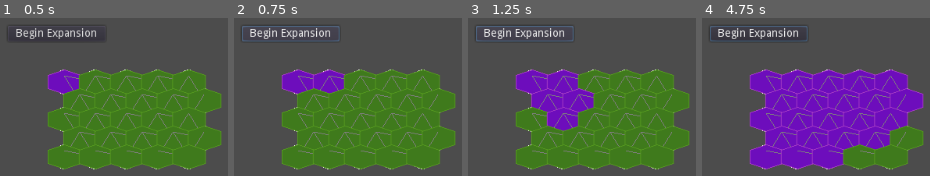
Above: before the commit, frames 1-4 (left to right).
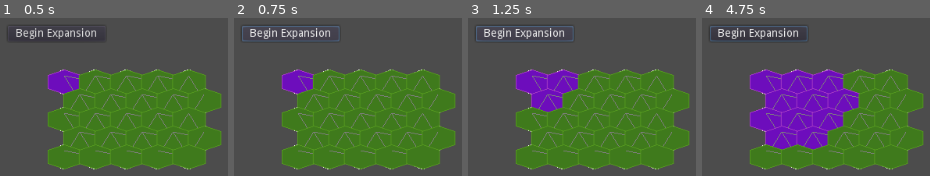
Above: after the commit, the same moments.

Repository: Cartogy/godot-wild-jam-36
Game: Godot game, scene res://src/Main/Main.tscn
Same seed, same stepped clock (60 frames per second), same inputs: the game is played once before the commit and once after it. The project has no main scene, so this scene is started directly.
Inputs (mouse positions are in pixels of both pictures, inside the frame that each line leads up to):
- Up to frame 1 (0.5 s): no input
- Up to frame 2 (0.75 s): click "Begin Expansion" at 0.5 s
- Up to frame 3 (1.25 s): no input
- Up to frame 4 (4.75 s): click "Begin Expansion" at 1.25 s; click "Begin Expansion" at 2 s; move the mouse to (outside the picture) at 2.77 s; click (outside the picture) at 2.92 s; move the mouse to (outside the picture) at 3.52 s; click (outside the picture) at 3.67 s; move the mouse to (outside the picture) at 4.27 s; click (outside the picture) at 4.42 s

Frame 1 is identical in both runs. In frame 2, 1.7% of the frame differs, in the area x 34-49%, y 32-49%; in frame 3, 3.3%; in frame 4, 19%, in the area x 20-98%, y 32-97%.

Commit message:
Added states to cells

Diff:
--- a/project.godot
+++ b/project.godot
@@ -14,10 +14,20 @@
 "language": "GDScript",
 "path": "res://src/Grid/Cell/HexCoordinates/axial_coordinate.gd"
 }, {
+"base": "Node",
+"class": "BNet",
+"language": "GDScript",
+"path": "res://src/BNet/b_net.gd"
+}, {
 "base": "Node2D",
 "class": "Cell",
 "language": "GDScript",
 "path": "res://src/Grid/Cell/cell.gd"
+}, {
+"base": "State",
+"class": "CellState",
+"language": "GDScript",
+"path": "res://src/Grid/Cell/States/cell_state.gd"
 }, {
 "base": "Resource",
 "class": "CubeCoordinate",
@@ -43,15 +53,23 @@
 "class": "HexOrientation",
 "language": "GDScript",
 "path": "res://src/Grid/Orientation/orientation.gd"
+}, {
+"base": "Node",
+"class": "State",
+"language": "GDScript",
+"path": "res://src/tools/StateMachine/state.gd"
 } ]
 _global_script_class_icons={
 "AxialCoordinate": "",
+"BNet": "",
 "Cell": "",
+"CellState": "",
 "CubeCoordinate": "",
 "DoubleCoordinate": "",
 "HexConversion": "",
 "HexCoordinates": "",
-"HexOrientation": ""
+"HexOrientation": "",
+"State": ""
 }
 
 [application]
--- a/src/BNet/b_net.gd
+++ b/src/BNet/b_net.gd
@@ -14,7 +14,9 @@
 
 # TODO: Refactor. This will store production cells (Cells with Buildings) as cells that have Dens
 # Will be the only ones to acquire/consume another cell.
-var consuming_cells: Dictionary
+var production_cells: Dictionary
+# HexCoord -> Cell
+var consumed_cells: Dictionary
 
 # Run BNet
 var active = false
@@ -31,16 +33,17 @@
 
 # Called by cell production when consumption is finished
 func cell_consumed(from: Cell, cell_consumed: Cell):
-	cell_consumed.triggered()
+	consumed_cells[cell_consumed.hex_coords] = cell_consumed
+
 	var next_cell = from.breadth_search_neighbours()
 	if next_cell != null:
-		from.current_cell_consumption = next_cell
+		from.consume_cell(next_cell)
 	else:
-		from.current_cell_consumption = null
+		printerr("No neighbours to consume")
 
 
 func tick_cells():
-	for c in consuming_cells.values():
+	for c in production_cells.values():
 		c.tick()
 
 #####
@@ -49,11 +52,13 @@
 
 # Adds a new production cell to take into acount
 func add_consuming_cell(hex_coord: Vector2, cell: Cell):
-	consuming_cells[hex_coord] = cell
+	production_cells[hex_coord] = cell
 	cell.connect("consumption_complete", self, "cell_consumed")
 	cell.triggered()
-	var n = cell.find_neighbour_to_consume()
+	var n = cell.breadth_search_neighbours()
 	if n != null:
-		cell.current_cell_consumption = n
+		# Make it a production cell
+		cell.bnet_produce()
+		cell.consume_cell(n)
 	else:
-		consuming_cells.erase(hex_coord)
+		production_cells.erase(hex_coord)
--- /dev/null
+++ b/src/Grid/Cell/BunnyFill/bunny_fill.gd
@@ -0,0 +1,23 @@
+extends Node
+
+"""
+Stores bunnies on tile
+"""
+
+export (int) var max_bunnies
+# Store all bunnies
+var bunnies_in_tile: Array = []
+
+func _ready():
+	pass
+
+func reached_max_capacity():
+	return max_bunnies == bunnies_in_tile.size()
+
+func add_bunny(bunny):
+	bunnies_in_tile.append(bunny)
+
+func delete_bunnies(amount: int):
+	for i in amount:
+		var bunny = bunnies_in_tile[i]
+		bunny.queue_free()
--- a/src/Grid/Cell/Cell.tscn
+++ b/src/Grid/Cell/Cell.tscn
@@ -1,8 +1,13 @@
-[gd_scene load_steps=4 format=2]
+[gd_scene load_steps=9 format=2]
 
 [ext_resource path="res://src/Grid/Cell/cell.gd" type="Script" id=1]
 [ext_resource path="res://assets/graphics/Hex_Neutral.png" type="Texture" id=2]
 [ext_resource path="res://assets/graphics/Hex_Creep.png" type="Texture" id=3]
+[ext_resource path="res://src/tools/StateMachine/state_machine.gd" type="Script" id=4]
+[ext_resource path="res://src/Grid/Cell/States/available_state.gd" type="Script" id=5]
+[ext_resource path="res://src/Grid/Cell/BunnyFill/bunny_fill.gd" type="Script" id=6]
+[ext_resource path="res://src/Grid/Cell/States/bnet_production_state.gd" type="Script" id=7]
+[ext_resource path="res://src/Grid/Cell/States/bnet_consume_state.gd" type="Script" id=8]
 
 [node name="Cell" type="Node2D"]
 script = ExtResource( 1 )
@@ -11,3 +16,20 @@
 
 [node name="Sprite" type="Sprite" parent="."]
 texture = ExtResource( 2 )
+
+[node name="StateMachine" type="Node" parent="."]
+script = ExtResource( 4 )
+INITIAL_STATE = "Available"
+
+[node name="Available" type="Node" parent="StateMachine"]
+script = ExtResource( 5 )
+
+[node name="BNetProduction" type="Node" parent="StateMachine"]
+script = ExtResource( 7 )
+
+[node name="BNet" type="Node" parent="StateMachine"]
+script = ExtResource( 8 )
+
+[node name="BunnyFill" type="Node" parent="."]
+script = ExtResource( 6 )
+max_bunnies = 1
--- /dev/null
+++ b/src/Grid/Cell/States/available_state.gd
@@ -0,0 +1,30 @@
+extends CellState
+
+
+func _ready():
+	pass
+
+func handle_input(event):
+	pass
+
+# What occurs when entering a state
+func enter():
+	pass
+
+# What occurs when exiting state
+func exit():
+	pass
+
+# Physics process for state
+func p_process(delta: float):
+	pass
+
+func setup():
+	pass
+
+#######################
+# Cell State functions
+#######################
+
+func interact():
+	pass
--- /dev/null
+++ b/src/Grid/Cell/States/bnet_consume_state.gd
@@ -0,0 +1,32 @@
+extends CellState
+
+var bunnies
+
+func _ready():
+	pass
+
+func handle_input(event):
+	pass
+
+# What occurs when entering a state
+func enter():
+	pass
+
+# What occurs when exiting state
+func exit():
+	pass
+
+# Physics process for state
+func p_process(delta: float):
+	pass
+
+func setup():
+	cell = get_owner()
+	bunnies = cell.bunnies
+
+#######################
+# Cell State functions
+#######################
+
+func interact():
+	pass
--- /dev/null
+++ b/src/Grid/Cell/States/bnet_production_state.gd
@@ -0,0 +1,41 @@
+extends CellState
+
+var cell_consumption
+
+func _ready():
+	pass
+
+func handle_input(event):
+	pass
+
+# What occurs when entering a state
+func enter():
+	pass
+
+# What occurs when exiting state
+func exit():
+	pass
+
+# Physics process for state
+func p_process(delta: float):
+	pass
+
+func setup():
+	cell = get_owner()
+
+#######################
+# Cell State functions
+#######################
+
+func interact():
+	pass
+
+func add_consuming_cell(to_consume):
+	cell_consumption = to_consume
+
+func tick():
+	if cell_consumption.bunnies.reached_max_capacity():
+		cell_consumption.triggered()
+		cell.emit_signal("consumption_complete", cell, cell_consumption)
+	else:
+		cell_consumption.bunnies.add_bunny("Bunny")
--- /dev/null
+++ b/src/Grid/Cell/States/cell_state.gd
@@ -0,0 +1,38 @@
+extends State
+class_name CellState
+
+"""
+Abstract class for cell state
+"""
+
+var cell: Cell
+
+func _ready():
+	pass
+
+func handle_input(event):
+	pass
+
+# What occurs when entering a state
+func enter():
+	pass
+
+# What occurs when exiting state
+func exit():
+	pass
+
+# Physics process for state
+func p_process(delta: float):
+	pass
+
+# In charge of setting up variables that the state will deal with
+## (e.g. setting custom variables)
+func setup():
+	pass
+
+#######################
+# Cell State functions
+#######################
+
+func interact():
+	pass
--- a/src/Grid/Cell/cell.gd
+++ b/src/Grid/Cell/cell.gd
@@ -1,5 +1,12 @@
 extends Node2D
 class_name Cell
+
+
+export (Texture) var default
+export (Texture) var display
+
+onready var state_machine = $StateMachine
+onready var bunnies = $BunnyFill
 
 ## This cell is a D
 
@@ -8,12 +15,11 @@
 	Vector2(-2,0), Vector2(-1, 1), Vector2(1, 1)
 ]
 
-var hex_coords: HexCoordinates = null
+var hex_coords: Vector2
 var real_hex_center: Vector2
 var neighbours: Array = []
 
-export (Texture) var default
-export (Texture) var display
+
 
 # BNet variables to use
 var consumed: bool = false
@@ -21,10 +27,12 @@
 # TODO: Refactor into its own component
 var current_cell_consumption
 
+
+
 signal consumption_complete(from, neighbour)
 
 func _ready():
-	pass
+	state_machine.setup_state_machine()
 
 func add_neighbour(cell):
 	neighbours.append(cell)
@@ -42,9 +50,8 @@
 ###############
 
 func tick():
-	# Currently acquiring a cell
-	if current_cell_consumption != null:
-		emit_signal("consumption_complete", self, current_cell_consumption)
+	if state_machine.current_state.name == "BNetProduction":
+		state_machine.current_state.tick()
 
 func find_neighbour_to_consume():
 	for n in neighbours:
@@ -88,7 +95,7 @@
 			var cell_rand = choosing_array[random_index]
 
 			# Found neighbour to acquire next
-			if cell_rand.consumed == false:
+			if cell_rand.state_machine.current_state.name == "Available":
 				return cell_rand
 			else:
 				# Investigate later, if not already visited
@@ -101,6 +108,39 @@
 			amount_left -= 1
 
 	return null
+###############
+## BNet
+###############
+
+func add_bunny():
+	if state_machine.current_state.name == "BNet":
+		bunnies.add_bunny("Bunny!")
+
+# production cells only
+func consume_cell(to_consume: Cell):
+	if state_machine.current_state.name == "BNetProduction":
+		state_machine.current_state.add_consuming_cell(to_consume)
+		to_consume.bnet_acquire()
+
+################
+## State
+################
+
+func bnet_produce():
+	state_machine.change_state("BNetProduction")
+
+func bnet_acquire():
+	state_machine.change_state("BNet")
+
+func available_cell():
+	state_machine.change_state("Available")
+
+func opposing_cell():
+	state_machine.change_state("Opposing")
+
+func water_cell():
+	state_machine.change_state("Water")
+
 
 ################
 ## DEBUG ZONE
@@ -122,7 +162,6 @@
 
 func triggered():
 	$Sprite.texture = display
-	consumed = true
 
 func deselect():
 	$Sprite.texture = default
--- a/src/Grid/grid.gd
+++ b/src/Grid/grid.gd
@@ -73,7 +73,7 @@
 
 
 			# Store Cells
-			var cell = create_cell(center, cell_offset)
+			var cell = create_cell(center, cell_offset, d_coord)
 			add_cell(cell)
 			# Map hexagon coord to cell
 			hexagon_coords[Vector2(col, row)] = cell
@@ -85,10 +85,11 @@
 	if DEBUG:
 		update()
 
-func create_cell(center: Vector2, offset: Vector2):
+func create_cell(center: Vector2, offset: Vector2, d_coord: DoubleCoordinate):
 	var cell = cell_scene.instance()
 	cell.real_hex_center = center
 	cell.position = center+cell_offset
+	cell.hex_coords = d_coord.to_vector()
 
 	return cell
 
--- /dev/null
+++ b/src/tools/StateMachine/state.gd
@@ -0,0 +1,32 @@
+extends Node
+class_name State
+
+"""
+Abstract class for all states.
+"""
+
+signal change_state(next_state)
+
+func _ready():
+	pass
+
+func handle_input(event):
+	pass
+
+# What occurs when entering a state
+func enter():
+	pass
+
+# What occurs when exiting state
+func exit():
+	pass
+
+# Physics process for state
+func p_process(delta: float):
+	pass
+
+
+# In charge of setting up variables that the state will deal with
+## (e.g. setting custom variables)
+func setup():
+	pass
--- /dev/null
+++ b/src/tools/StateMachine/state_machine.gd
@@ -0,0 +1,33 @@
+extends Node
+
+export (String) var INITIAL_STATE
+
+var states: Dictionary = {}
+var current_state: State
+
+
+func _ready():
+	# All its childrens are states
+	# Stores the node state in a dictionary
+	for s in get_children():
+		s.connect("change_state", self, "change_state")
+		states[s.name] = s
+	# Avoid starting with no state
+	if INITIAL_STATE != "":
+		current_state = states[INITIAL_STATE]
+
+func handle_input(event):
+	current_state.handle_input(event)
+
+# Called by main object to run the current state
+func run_p_process(delta: float):
+	current_state.p_process(delta)
+
+func change_state(next_state):
+	current_state.exit()
+	current_state = states[next_state]
+	current_state.enter()
+
+func setup_state_machine():
+	for s in states.values():
+		s.setup()
Not shown, added: assets/graphics/bunny.png.import
Not shown, added: assets/graphics/city.png.import
Not shown, added: assets/graphics/desert.png.import
Not shown, added: assets/graphics/desert_city.png.import
Not shown, added: assets/graphics/forest.png.import
Not shown, added: assets/graphics/grass.png.import
Not shown, added: assets/graphics/mountain.png.import
Not shown, added: src/tools/StateMachine/state
